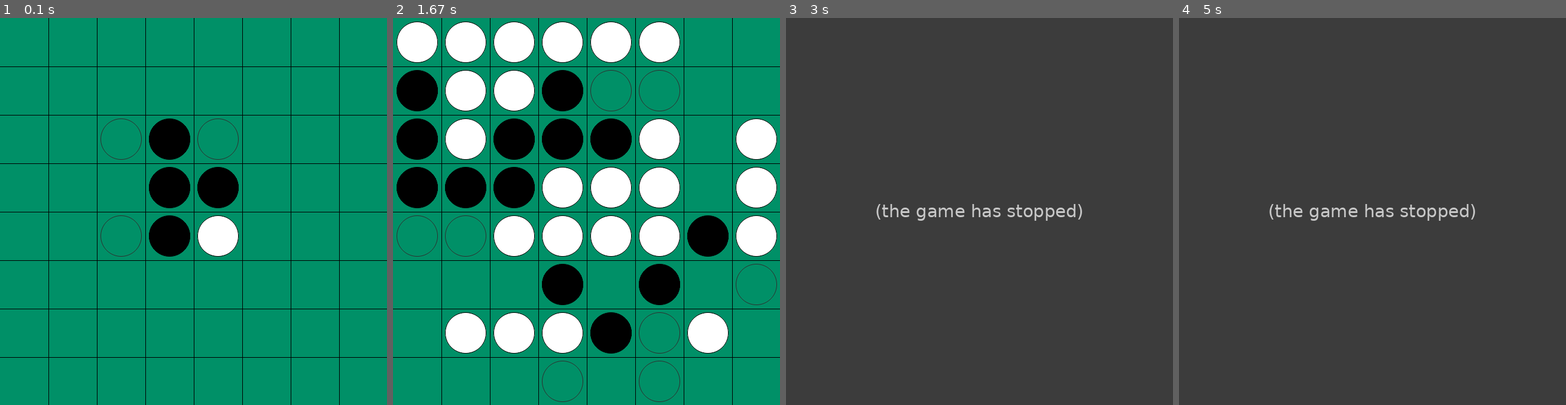
Above: before the commit, frames 1-4 (left to right).
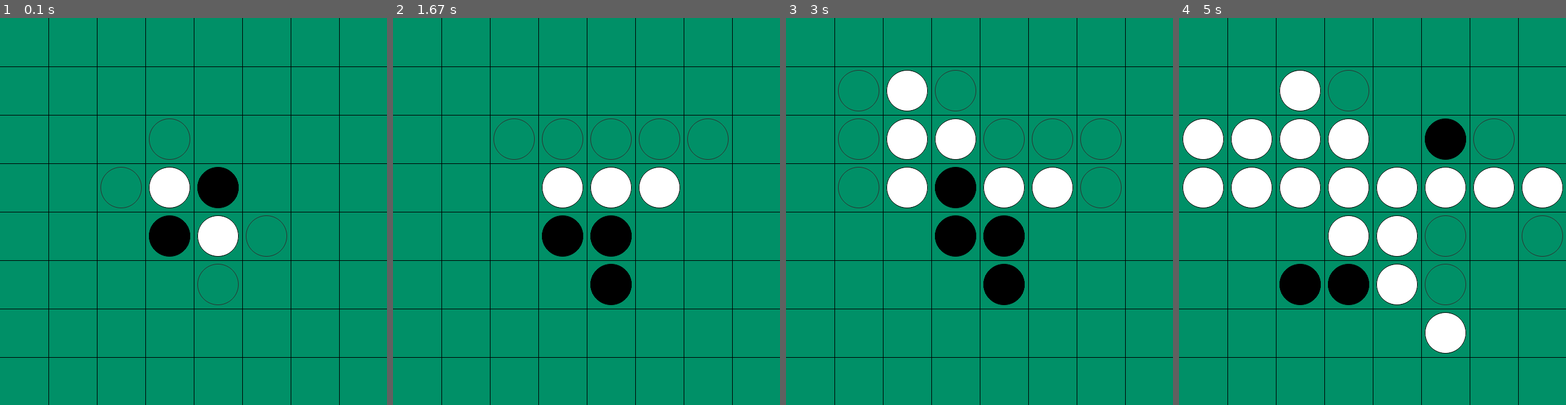
Above: after the commit, the same moments.

Repository: sergmister/Reversi
Game: pygame game, started from game/pygame_viewer.py
The game is run twice, just before and just after one commit, with the same random seed, the same clock (stepped at 60 frames per second) and the same inputs.
Inputs (mouse positions are in pixels of both pictures, inside the frame that each line leads up to):
- Up to frame 1 (0.1 s): no input
- Up to frame 2 (1.67 s): click (625, 296) at 0.9 s
- Up to frame 3 (3 s): click (886, 134) at 2.23 s; click (967, 145) at 2.57 s
- Up to frame 4 (5 s): click (1473, 176) at 3.23 s; click (1453, 141) at 3.57 s; click (1260, 137) at 3.9 s; click (1279, 281) at 4.23 s; click (1260, 188) at 4.6 s

The runs differ from the first frame. In frame 1, 2.1% of the frame differs, in the area x 25-75%, y 25-75%; in frame 2, 32%; in frame 3, 100%, in the area x 0-100%, y 0-100%; in frame 4, 100%.
Before the commit the program exited at 2.2 s; later frames show no game.

Commit message:
Extended AI support

Diff:
--- a/AI/AI_minimax.py
+++ b/AI/AI_minimax.py
@@ -5,8 +5,9 @@
 
 class AI_minimax:
 
-    def __init__(self, player):
+    def __init__(self, player, depth=3):
         self.player = player
+        self.depth = depth
 
     @classmethod
     def minimax(cls, board, depth, maximizingPlayer, player, turn, alpha, beta):
@@ -57,11 +58,10 @@
 
 
     def move(self, board):
-        x, y = self.minimax(board, 3, True, self.player, self.player, -1000000, 1000000)[1][0]
+        x, y = self.minimax(board, self.depth, True, self.player, self.player, -1000000, 1000000)[1][0]
         return x, y
 
 if __name__ == "__main__":
     game = Reversi()
     player = AI_minimax(-1)
-    #print(AI_minimax.minimax(game.board, 4, True, -1, -1))
     print(player.move(game.board))
--- a/game/pygame_viewer.py
+++ b/game/pygame_viewer.py
@@ -72,8 +72,8 @@
         else:
             return True
 
-    player1 = AI_random(-1)       # -1 "black"
-    player2 = AI_minimax(1)    # 1 "white"
+    player1 = "player"     # -1 "black"
+    player2 = AI_minimax(1)   # 1 "white"
 
     clock = pygame.time.Clock()
     run = True
